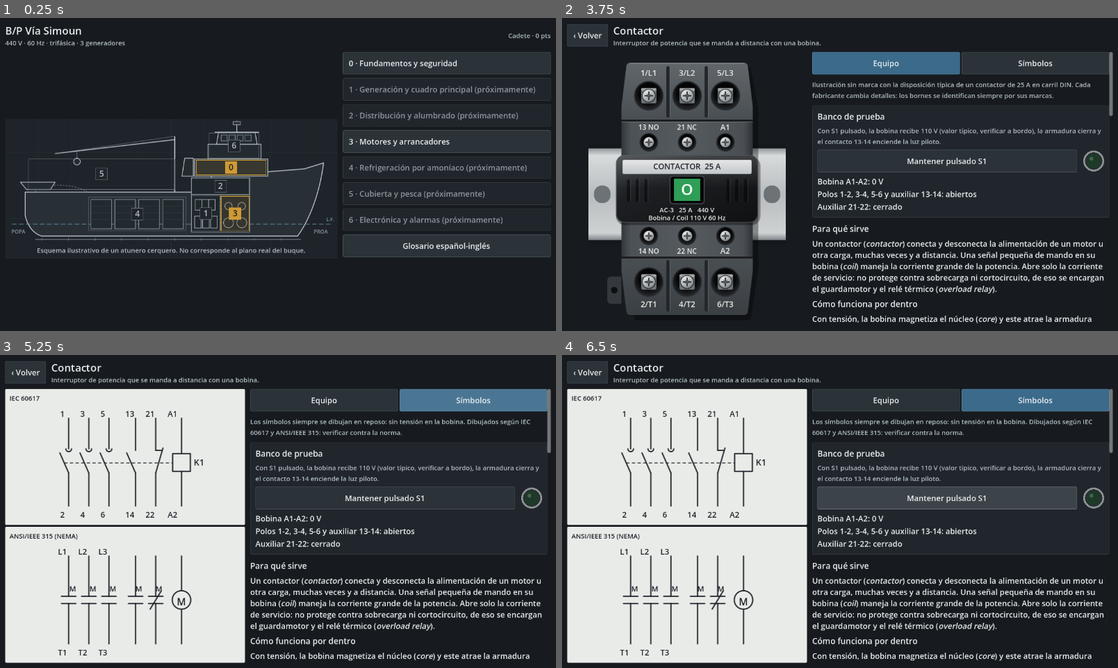
Above: before the commit, frames 1-4 (two rows, left to right).
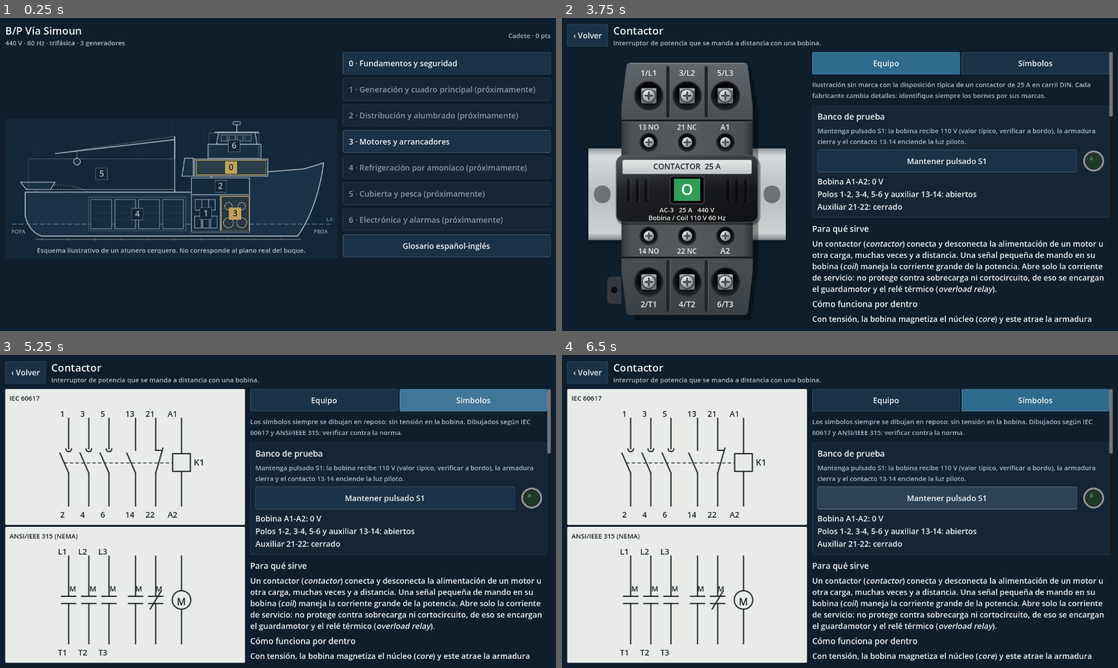
Above: after the commit, the same moments.

Repository: roctcs24-dot/oficial-electrotecnico-simoun
Game: Godot game, scene res://ui/raiz.tscn
Same seed, same stepped clock (60 frames per second), same inputs: the game is played once before the commit and once after it.
Inputs:
- Up to frame 1 (0.25 s): no input
- Up to frame 2 (3.75 s): click "0 · Fundamentos y seguridad" at 0.5 s; click "‹ Volver" at 1.25 s; click "3 · Motores y arrancadores" at 2 s; click "Aprender Lecciones cortas y f…" at 2.75 s; click "Contactor Interruptor de pote…" at 3.5 s
- Up to frame 3 (5.25 s): click "Equipo" at 4.25 s; click "Símbolos" at 5 s
- Up to frame 4 (6.5 s): click "Mantener pulsado S1" at 5.75 s

The runs differ from the first frame. In frame 1, 0.3% of the frame differs, in the area x 35-48%, y 45-68%; in frame 2, 1.0%, in the area x 46-100%, y 24-41%; in frame 3, 0.8%; in frame 4, 0.8%.

Commit message:
Aplicar colores azul naval y redacción de instructor con usted
Combinación elegida entre las opciones presentadas: fondo azul naval con
detalle latón, e instrucciones con "usted" en lecciones y ficha. Los datos
técnicos y las preguntas no cambian.

Co-Authored-By: Claude Opus 5.5 <noreply@anthropic.com>

Diff:
--- a/art/barco/plano.svg
+++ b/art/barco/plano.svg
@@ -1,14 +1,14 @@
 <svg xmlns="http://www.w3.org/2000/svg" width="1000" height="420" viewBox="0 0 1000 420">
-  <rect width="1000" height="420" fill="#1e2429"/>
+  <rect width="1000" height="420" fill="#12283a"/>
 
   <!-- Cuadrícula de referencia -->
-  <g stroke="#2a3238" stroke-width="1">
+  <g stroke="#1b3347" stroke-width="1">
     <path d="M100,0 V420 M200,0 V420 M300,0 V420 M400,0 V420 M500,0 V420 M600,0 V420 M700,0 V420 M800,0 V420 M900,0 V420"/>
     <path d="M0,100 H1000 M0,200 H1000 M0,300 H1000"/>
   </g>
 
   <!-- Casco -->
-  <path d="M60,220 L620,220 L620,172 L900,150 L958,132 C950,200 925,290 880,352 L110,352 C85,345 66,320 60,290 Z" fill="#283036" stroke="#c6cfd5" stroke-width="2.5"/>
+  <path d="M60,220 L620,220 L620,172 L900,150 L958,132 C950,200 925,290 880,352 L110,352 C85,345 66,320 60,290 Z" fill="#1a3247" stroke="#c6cfd5" stroke-width="2.5"/>
 
   <!-- Línea de flotación -->
   <path d="M20,316 H980" stroke="#6f9db8" stroke-width="1.5" stroke-dasharray="14 7"/>
@@ -20,7 +20,7 @@
   </g>
 
   <!-- Superestructura -->
-  <g fill="#242b30" stroke="#c6cfd5" stroke-width="2">
+  <g fill="#173044" stroke="#c6cfd5" stroke-width="2">
     <rect x="570" y="120" width="220" height="52"/>
     <rect x="610" y="76" width="160" height="44"/>
     <path d="M636,76 L642,40 H752 L758,76 Z"/>
@@ -32,35 +32,35 @@
 
   <!-- Mástil de proa y cofa -->
   <path d="M697,40 V6" stroke="#c6cfd5" stroke-width="2.5"/>
-  <rect x="686" y="8" width="22" height="9" fill="#242b30" stroke="#c6cfd5" stroke-width="1.5"/>
+  <rect x="686" y="8" width="22" height="9" fill="#173044" stroke="#c6cfd5" stroke-width="1.5"/>
 
   <!-- Chimenea -->
-  <path d="M532,172 L540,118 H566 V172 Z" fill="#242b30" stroke="#c6cfd5" stroke-width="2"/>
+  <path d="M532,172 L540,118 H566 V172 Z" fill="#173044" stroke="#c6cfd5" stroke-width="2"/>
 
   <!-- Mástil, pluma y power block -->
   <path d="M510,220 V52" stroke="#c6cfd5" stroke-width="3"/>
   <path d="M510,62 L150,104" stroke="#c6cfd5" stroke-width="2.5"/>
   <path d="M510,52 L150,104" stroke="#8d989f" stroke-width="1"/>
   <path d="M216,96 V118" stroke="#8d989f" stroke-width="1.5"/>
-  <circle cx="216" cy="128" r="10" fill="#242b30" stroke="#c6cfd5" stroke-width="2"/>
+  <circle cx="216" cy="128" r="10" fill="#173044" stroke="#c6cfd5" stroke-width="2"/>
 
   <!-- Red y panga en popa -->
   <path d="M90,220 C100,192 210,192 248,220 Z" fill="none" stroke="#8d989f" stroke-width="1.5" stroke-dasharray="5 4"/>
-  <path d="M46,190 H150 L136,212 H64 Z" fill="#242b30" stroke="#c6cfd5" stroke-width="2"/>
+  <path d="M46,190 H150 L136,212 H64 Z" fill="#173044" stroke="#c6cfd5" stroke-width="2"/>
 
   <!-- Cubas de salmuera -->
-  <g fill="#222a2f" stroke="#a3afb6" stroke-width="1.5">
+  <g fill="#152c40" stroke="#a3afb6" stroke-width="1.5">
     <rect x="258" y="242" width="62" height="88"/>
     <rect x="330" y="242" width="62" height="88"/>
     <rect x="402" y="242" width="62" height="88"/>
     <rect x="474" y="242" width="62" height="88"/>
   </g>
-  <g stroke="#3a454c" stroke-width="1">
+  <g stroke="#2b4a60" stroke-width="1">
     <path d="M258,262 H320 M258,282 H320 M258,302 H320 M330,262 H392 M330,282 H392 M330,302 H392 M402,262 H464 M402,282 H464 M402,302 H464 M474,262 H536 M474,282 H536 M474,302 H536"/>
   </g>
 
   <!-- Mamparos de cámara de máquinas -->
-  <rect x="560" y="176" width="176" height="164" fill="#20272c" stroke="#a3afb6" stroke-width="1.5"/>
+  <rect x="560" y="176" width="176" height="164" fill="#142a3d" stroke="#a3afb6" stroke-width="1.5"/>
   <path d="M560,228 H736" stroke="#a3afb6" stroke-width="1.5"/>
   <path d="M648,228 V340" stroke="#a3afb6" stroke-width="1" stroke-dasharray="6 4"/>
 
--- a/data/fichas/contactor.json
+++ b/data/fichas/contactor.json
@@ -5,7 +5,7 @@
   "dibujo": {
     "svg": "res://art/equipos/contactor.svg",
     "tamano": [360, 500],
-    "nota": "Ilustración sin marca con la disposición típica de un contactor de 25 A en carril DIN. Cada fabricante cambia detalles: los bornes se identifican siempre por sus marcas.",
+    "nota": "Ilustración sin marca con la disposición típica de un contactor de 25 A en carril DIN. Cada fabricante cambia detalles: identifique siempre los bornes por sus marcas.",
     "etiquetas": [
       { "texto": "1/L1", "x": 110, "y": 39, "tam": 15 },
       { "texto": "3/L2", "x": 180, "y": 39, "tam": 15 },
@@ -57,7 +57,7 @@
     "pulsador": "S1",
     "contactor": "K1",
     "lampara": "H1",
-    "explicacion": "Con S1 pulsado, la bobina recibe 110 V (valor típico, verificar a bordo), la armadura cierra y el contacto 13-14 enciende la luz piloto."
+    "explicacion": "Mantenga pulsado S1: la bobina recibe 110 V (valor típico, verificar a bordo), la armadura cierra y el contacto 13-14 enciende la luz piloto."
   },
   "secciones": [
     {
@@ -73,27 +73,27 @@
     {
       "id": "conexion",
       "titulo": "Cómo se conecta",
-      "texto": "• [b]Línea:[/b] 1/L1, 3/L2 y 5/L3, del lado  …(214 unchanged characters)… valor típico — verificar a bordo[/i]). La tensión de la bobina se lee siempre en su etiqueta: no tiene por qué coinci …(259 unchanged characters)…
+      "texto": "• [b]Línea:[/b] 1/L1, 3/L2 y 5/L3, del lado  …(214 unchanged characters)… valor típico — verificar a bordo[/i]). Lea siempre la tensión de la bobina en su etiqueta: no tiene por qué coinci …(259 unchanged characters)…
     },
     {
       "id": "ajuste",
       "titulo": "Cómo se ajusta y se elige",
-      "texto": "El contactor no tiene ajustes. Se elige por: …(226 unchanged characters)… ina de 50 Hz no siempre sirve en 60 Hz: debe comprobarse con el fabricante."
+      "texto": "El contactor no tiene ajustes. Se elige por: …(226 unchanged characters)… ina de 50 Hz no siempre sirve en 60 Hz: compruébelo con el fabricante."
     },
     {
       "id": "pruebas",
       "titulo": "Cómo se prueba",
-      "texto": "[b]Sin tensión, con bloqueo y etiquetado apl …(466 unchanged characters)… odelo lo permite: casi 0 Ω en los tres. Se comparan los polos entre sí: uno más alto indica contacto picado.\n• [b]Aislamiento,[/b] con {{megohmetro}} entre polos y a masa, desconectado de la electrónica. Se aplica el criterio del buque ([i]verificar a bordo[/i]).\n\n[b]Con tensión, usando EPP:[/b] se mide la tensión entre A1 y A2. Según IEC 609 …(92 unchanged characters)…
+      "texto": "[b]Sin tensión, con bloqueo y etiquetado apl …(466 unchanged characters)… odelo lo permite: casi 0 Ω en los tres. Compare los polos entre sí: uno más alto indica contacto picado.\n• [b]Aislamiento,[/b] con {{megohmetro}} entre polos y a masa, desconectado de la electrónica. Aplique el criterio del buque ([i]verificar a bordo[/i]).\n\n[b]Con tensión, usando EPP:[/b] mida la tensión entre A1 y A2. Según IEC 609 …(92 unchanged characters)…
     },
     {
       "id": "fallas",
       "titulo": "Fallas típicas",
-      "texto": "• [b]No cierra:[/b] bobina abierta o sin tensión de mando. Se mide primero la tensión en A1-A2.\n• [b]Zumba o vibra:[/b] tensión de mando baja, núcleo sucio o espira de sombra rota.\n• [b]No abre al quitar el mando:[/b] contactos soldados por un cortocircuito o por demasiadas maniobras con carga. El motor sigue en marcha aunque se pulse parada: es una situación peligro …(266 unchanged characters)…
+      "texto": "• [b]No cierra:[/b] bobina abierta o sin tensión de mando. Mida primero la tensión en A1-A2.\n• [b]Zumba o vibra:[/b] tensión de mando baja, núcleo sucio o espira de sombra rota.\n• [b]No abre al quitar el mando:[/b] contactos soldados por un cortocircuito o por demasiadas maniobras con carga. El motor sigue en marcha aunque pulse parada: es una situación peligro …(266 unchanged characters)…
     },
     {
       "id": "mantenimiento",
       "titulo": "Mantenimiento",
-      "texto": "[b]Preventivo[/b] ([i]periodos típicos — ver …(229 unchanged characters)… pas y del núcleo.\n\n[b]Correctivo:[/b] se cambia el juego de contactos si el modelo lo admite, o el contactor completo. Los tres polos se sustituyen siempre a la vez. Los contactos plateados no deben limarse. Si hubo un cortocircuito, se revisan también las protecciones y el motor."
+      "texto": "[b]Preventivo[/b] ([i]periodos típicos — ver …(229 unchanged characters)… pas y del núcleo.\n\n[b]Correctivo:[/b] cambie el juego de contactos si el modelo lo admite, o el contactor completo. Sustituya siempre los tres polos a la vez. No lime contactos plateados. Si hubo un cortocircuito, revise también las protecciones y el motor."
     }
   ],
   "para_saber_mas": [
--- a/data/lecciones/l0_alterna.json
+++ b/data/lecciones/l0_alterna.json
@@ -19,7 +19,7 @@
     {
       "titulo": "Frecuencia",
       "bloques": [
-        { "tipo": "texto", "texto": "La {{frecuencia}} es el …(286 unchanged characters)… e. Si una placa indica otra frecuencia, se debe consultar antes de conectar." },
+        { "tipo": "texto", "texto": "La {{frecuencia}} es el …(286 unchanged characters)… e. Si una placa indica otra frecuencia, consulte antes de conectar." },
         {
           "tipo": "quiz",
           "tema": "frecuencia",
--- a/data/lecciones/l0_electricidad.json
+++ b/data/lecciones/l0_electricidad.json
@@ -7,20 +7,20 @@
     {
       "titulo": "Cargas en movimiento",
       "bloques": [
-        { "tipo": "texto", "texto": "Toda la materia contien …(253 unchanged characters)… , los electrones apenas pueden moverse. El trabajo eléctrico consiste en conducir la corriente por el camino previsto y mantenerla fuera de cualquier otro, en especial del cuerpo humano." }
+        { "tipo": "texto", "texto": "Toda la materia contien …(253 unchanged characters)… , los electrones apenas pueden moverse. Su trabajo consiste en conducir la corriente por el camino previsto y mantenerla fuera de cualquier otro, en especial de su cuerpo." }
       ]
     },
     {
       "titulo": "Magnitudes básicas",
       "bloques": [
-        { "tipo": "texto", "texto": "Una tubería de agua sirve de analogía:\n\n• El {{voltaje}} equivale a la presión que empuja. Se mide en voltios (V).\n• La {{corriente}} equivale al caudal que pasa. Se mide en amperios (A).\n• La {{resistencia}} equivale a la estrechez de la tubería. Se mide en ohmios (Ω).\n\nSin presión no hay caudal, y con la válvula cerrada tampoco, aunque la presión se mantenga. Lo mismo ocurre en un tablero: un cable sin carga conectada no conduce corriente, pero [b]mantiene la tensión y supone riesgo de muerte[/b]." },
+        { "tipo": "texto", "texto": "Imagine una tubería de agua:\n\n• El {{voltaje}} equivale a la presión que empuja. Se mide en voltios (V).\n• La {{corriente}} equivale al caudal que pasa. Se mide en amperios (A).\n• La {{resistencia}} equivale a la estrechez de la tubería. Se mide en ohmios (Ω).\n\nSin presión no hay caudal, y con la válvula cerrada tampoco, aunque la presión se mantenga. Lo mismo ocurre en un tablero: un cable sin carga conectada no conduce corriente, pero [b]mantiene la tensión y puede causarle la muerte[/b]." },
         {
           "tipo": "quiz",
           "tema": "voltaje_sin_corriente",
           "pregunta": "Un cable conectado a la barra de 440 V no alimenta ninguna carga en este momento. ¿Es seguro tocarlo?",
           "opciones": ["Sí, porque no circula corriente por él", "No, porque tiene tensión aunque no conduzca corriente", "Sí, si el motor está parado"],
           "correcta": 1,
-          "explicacion": "La tensión está presente aunque no circule corriente. El cuerpo cerraría el circuito y la corriente pasaría a través de él."
+          "explicacion": "La tensión está presente aunque no circule corriente. Su cuerpo cerraría el circuito y la corriente pasaría a través de usted."
         }
       ]
     },
--- a/data/lecciones/l0_loto.json
+++ b/data/lecciones/l0_loto.json
@@ -7,14 +7,14 @@
     {
       "titulo": "Antes de intervenir",
       "bloques": [
-        { "tipo": "texto", "texto": "El pulsador de parada [ …(359 unchanged characters)… erificar el procedimiento a bordo[/i]). Las reglas siguientes se aplican en orden, sin omitir ninguna." },
+        { "tipo": "texto", "texto": "El pulsador de parada [ …(359 unchanged characters)… erificar el procedimiento a bordo[/i]). Aplique las reglas siguientes en orden, sin omitir ninguna." },
         {
           "tipo": "quiz",
           "tema": "parada_no_es_seguro",
           "pregunta": "La bomba está detenida con el pulsador de parada. ¿Se puede abrir ya la bornera?",
           "opciones": ["Sí, porque el motor no gira", "No: el pulsador solo actúa sobre el mando y los bornes pueden seguir con tensión", "Sí, si la luz piloto está apagada"],
           "correcta": 1,
-          "explicacion": "Parar no es aislar. Hay que abrir el aislador, bloquearlo, etiquetarlo y verificar la ausencia de tensión."
+          "explicacion": "Recuerde que parar no es aislar. Abra el aislador, colóquele su candado y tarjeta, y verifique la ausencia de tensión."
         }
       ]
     },
@@ -34,7 +34,7 @@
     {
       "titulo": "Bloqueo y etiquetado",
       "bloques": [
-        { "tipo": "texto", "texto": "El {{loto}} materializa la regla 2:\n\n• [b]Candado personal:[/b] cada persona que trabaja coloca el suyo y conserva su llave. Si son varias, se usa un cerrojo múltiple con un candado por persona.\n• [b]Tarjeta:[/b] indica quién trabaja, en qué equipo, desde cuándo y cómo contactar con esa persona.\n• [b]Retirada:[/b] cada candado lo retira únicamente quien lo colocó, al terminar su trabajo." },
+        { "tipo": "texto", "texto": "El {{loto}} materializa la regla 2:\n\n• [b]Candado personal:[/b] coloque el suyo y conserve su llave. Si trabajan varias personas, use un cerrojo múltiple con un candado por persona.\n• [b]Tarjeta:[/b] indica quién trabaja, en qué equipo, desde cuándo y cómo contactar con esa persona.\n• [b]Retirada:[/b] retire únicamente su propio candado, al terminar su trabajo." },
         {
           "tipo": "imagen",
           "svg": "res://art/seguridad/loto.svg",
@@ -57,11 +57,11 @@
     {
       "titulo": "Probar, medir, probar",
       "bloques": [
-        { "tipo": "texto", "texto": "Un instrumento averiado …(309 unchanged characters)… ue el instrumento sigue funcionando.\n\nTambién debe descargarse la {{energia_almacenada}}: se espera el tiempo que indica el fabricante y se mide en el bus de los condensadores." },
+        { "tipo": "texto", "texto": "Un instrumento averiado …(309 unchanged characters)… ue el instrumento sigue funcionando.\n\nDescargue también la {{energia_almacenada}}: espere el tiempo que indica el fabricante y mida en el bus de los condensadores." },
         {
           "tipo": "ordenar",
           "tema": "secuencia_loto",
-          "pregunta": "Se va a sustituir el motor de una bomba. Seleccione los pasos en orden:",
+          "pregunta": "Debe sustituir el motor de una bomba. Seleccione los pasos en orden:",
           "pasos": ["Obtener el permiso y avisar al personal afectado", "Parar el equipo con su mando normal", "Abrir e …(240 unchanged characters)…
           "explicacion": "Parar y luego aislar evita abrir el aislador con carga. La verificación se hace siempre después de bloquear y antes de intervenir."
         },
--- a/data/lecciones/l0_ohm_potencia.json
+++ b/data/lecciones/l0_ohm_potencia.json
@@ -12,7 +12,7 @@
           "tipo": "animacion",
           "id": "circuito_ohm",
           "params": { "v_min": 0, "v_max": 110, "v": 24, "r_min": 2, "r_max": 200, "r": 12, "potencia": false },
-          "pie": "Comprobación de la fórmula: seleccione una tensión y una resistencia, y calcule la corriente antes de leer el resultado."
+          "pie": "Compruebe la fórmula: seleccione una tensión y una resistencia, y calcule la corriente antes de leer el resultado."
         },
         {
           "tipo": "quiz",
@@ -41,7 +41,7 @@
     {
       "titulo": "Potencia y energía",
       "bloques": [
-        { "tipo": "texto", "texto": "La {{potencia}} indica  …(250 unchanged characters)… ifásicos tienen una fórmula propia, que se estudia más adelante.\n\nLa {{energia}} es la potencia mantenida en el tiempo: 15 kW durante 2 horas son 30 kWh. Esa energía se traduce en consumo de combustible.\n\nAl ajustar los controles, la lámpara varía su brillo según la potencia." },
+        { "tipo": "texto", "texto": "La {{potencia}} indica  …(250 unchanged characters)… ifásicos tienen una fórmula propia, que estudiará más adelante.\n\nLa {{energia}} es la potencia mantenida en el tiempo: 15 kW durante 2 horas son 30 kWh. Esa energía se traduce en consumo de combustible.\n\nAjuste los controles y observe cómo varía el brillo de la lámpara según la potencia." },
         {
           "tipo": "animacion",
           "id": "circuito_ohm",
--- a/data/lecciones/l0_peligros.json
+++ b/data/lecciones/l0_peligros.json
@@ -7,7 +7,7 @@
     {
       "titulo": "Efectos de la corriente",
       "bloques": [
-        { "tipo": "texto", "texto": "La lesión la produce la …(193 unchanged characters)… /i]), 440 V producirían unos 440 mA.\n\nLa escala siguiente muestra los efectos. Los umbrales son orientati …(150 unchanged characters)…
+        { "tipo": "texto", "texto": "La lesión la produce la …(193 unchanged characters)… /i]), 440 V producirían unos 440 mA.\n\nMueva el control para ver los efectos. Los umbrales son orientati …(150 unchanged characters)…
         {
           "tipo": "animacion",
           "id": "escala_corriente",
@@ -16,7 +16,7 @@
             "niveles": [
               { "ma": 0.5, "texto": "Por debajo de 0,5 mA: normalmente imperceptible." },
               { "ma": 1, "texto": "Alrededor de 1 mA: hormigueo perceptible." },
-              { "ma": 10, "texto": "Unos 10 mA: dolor y contracción muscular. Es posible que la persona no logre soltar el conductor." },
+              { "ma": 10, "texto": "Unos 10 mA: dolor y contracción muscular. Es posible que no logre soltar el conductor." },
               { "ma": 30, "texto": "Unos 30 mA: riesgo de dificultad respiratoria si se prolonga. Los diferenciales de protección de personas actúan a este valor." },
               { "ma": 50, "texto": "Desde unos 50 mA: riesgo de fibrilación ventricular según el tiempo de exposición." },
               { "ma": 200, "texto": "Desde unos 200 mA: fibrilación muy probable, además de quemaduras internas." }
@@ -37,7 +37,7 @@
     {
       "titulo": "Factores de riesgo a bordo",
       "bloques": [
-        { "tipo": "texto", "texto": "• [b]Humedad y salinida …(70 unchanged characters)… ero es un conductor de gran tamaño bajo los pies.\n• [b]{{falla_tierra}}:[/b] en u …(547 unchanged characters)…
+        { "tipo": "texto", "texto": "• [b]Humedad y salinida …(70 unchanged characters)… ero es un conductor de gran tamaño bajo sus pies.\n• [b]{{falla_tierra}}:[/b] en u …(547 unchanged characters)…
         {
           "tipo": "quiz",
           "tema": "riesgo_aislado",
@@ -51,12 +51,12 @@
     {
       "titulo": "Equipo de protección",
       "bloques": [
-        { "tipo": "texto", "texto": "El {{epp}} es la última …(222 unchanged characters)… 000 V AC ([i]IEC 60903, verificar[/i]). Se comprueban por inflado antes de cada uso y se usan con guantes protectores de cuero por encima.\n• [b]Ropa resistente al arco y careta facial[/b] cuando exista riesgo de arco, según NFPA 70E. No se debe usar ropa sintética, que se funde sobre la piel.\n• [b]Calzado de seguridad[/b] dieléctrico, seco y en buen estado.\n• [b]Sin objetos metálicos:[/b] anillos, relojes y cadenas deben retirarse.\n• [b]Instrumento adecuado:[/b] multímetro con categoría CAT III o CAT IV para la tensión, y puntas en buen estado.\n\nSi el EPP falta o está dañado, el trabajo no se realiza." },
+        { "tipo": "texto", "texto": "El {{epp}} es la última …(222 unchanged characters)… 000 V AC ([i]IEC 60903, verificar[/i]). Compruébelos por inflado antes de cada uso y use encima guantes protectores de cuero.\n• [b]Ropa resistente al arco y careta facial[/b] cuando exista riesgo de arco, según NFPA 70E. No use ropa sintética, que se funde sobre la piel.\n• [b]Calzado de seguridad[/b] dieléctrico, seco y en buen estado.\n• [b]Sin objetos metálicos:[/b] retírese anillos, relojes y cadenas.\n• [b]Instrumento adecuado:[/b] multímetro con categoría CAT III o CAT IV para la tensión, y puntas en buen estado.\n\nSi el EPP falta o está dañado, no realice el trabajo." },
         {
           "tipo": "quiz",
           "tema": "epp_ultima_barrera",
           "pregunta": "¿Cuándo es aceptable trabajar en un equipo energizado confiando solo en los guantes?",
-          "opciones": ["Siempre que sean nuevos", "Cuando el trabajo es breve", "El EPP no sustituye a la desconexión y el bloqueo: se trabaja sin tensión siempre que sea posible"],
+          "opciones": ["Siempre que sean nuevos", "Cuando el trabajo es breve", "El EPP no sustituye a la desconexión y el bloqueo: trabaje sin tensión siempre que sea posible"],
           "correcta": 2,
           "explicacion": "El EPP protege si algo falla. La protección principal es eliminar la energía. El trabajo con tensión solo se admite con justificación y autorización expresas."
         }
--- a/data/lecciones/l0_trifasica.json
+++ b/data/lecciones/l0_trifasica.json
@@ -47,7 +47,7 @@
     {
       "titulo": "Aplicación a bordo",
       "bloques": [
-        { "tipo": "texto", "texto": "[b]Red aislada.[/b] La  …(295 unchanged characters)…  en servicio con la falla presente. No se debe suponer que tocar una sola fase sea seguro.\n\n[b]Estrella o delta.[/b] Un motor con placa 254Δ/440Y admite 254 V por devanado. En 440 V debe conectarse en estrella. Conectado en delta, cada devanado recibe 440 V, √3 veces su tensión admisible, y se quema. Se estudia en detalle en las lecciones de motores. …(133 unchanged characters)…
+        { "tipo": "texto", "texto": "[b]Red aislada.[/b] La  …(295 unchanged characters)…  en servicio con la falla presente. No suponga que tocar una sola fase es seguro.\n\n[b]Estrella o delta.[/b] Un motor con placa 254Δ/440Y admite 254 V por devanado. En 440 V debe conectarse en estrella. Conectado en delta, cada devanado recibe 440 V, √3 veces su tensión admisible, y se quema. Lo estudiará en detalle en las lecciones de motores. …(133 unchanged characters)…
         {
           "tipo": "quiz",
           "tema": "placa_254_440",
--- a/project.godot
+++ b/project.godot
@@ -12,12 +12,12 @@
 
 config/name="Oficial Electrotécnico: B/P Vía Simoun"
 config/description="Juego educativo para oficiales electrotécnicos a bordo de un atunero cerquero."
-config/version="0.3.1"
+config/version="0.3.2"
 run/main_scene="res://ui/raiz.tscn"
 config/features=PackedStringArray("4.7", "GL Compatibility")
 config/icon="res://icon.svg"
 config/quit_on_go_back=false
-boot_splash/bg_color=Color(0.0902, 0.1059, 0.1216, 1)
+boot_splash/bg_color=Color(0.0549, 0.1176, 0.1725, 1)
 boot_splash/show_image=false
 
 [display]
@@ -36,5 +36,5 @@
 
 renderer/rendering_method="gl_compatibility"
 renderer/rendering_method.mobile="gl_compatibility"
-environment/defaults/default_clear_color=Color(0.0902, 0.1059, 0.1216, 1)
+environment/defaults/default_clear_color=Color(0.0549, 0.1176, 0.1725, 1)
 textures/vram_compression/import_etc2_astc=true
--- a/ui/tema.gd
+++ b/ui/tema.gd
@@ -3,15 +3,15 @@
 ## Colores y estilos de la interfaz: sobrios, de manual técnico.
 ## Los márgenes de los botones garantizan 48 de alto.
 
-const FONDO := Color("171b1f")
-const PANEL := Color("20262b")
-const BOTON := Color("2b3339")
-const BORDE := Color("47525a")
-const SELECCION := Color("3b6a8a")
-const ACENTO := Color("cf9a35")
-const TEXTO := Color("e9edf0")
-const TEXTO_SUAVE := Color("b1bcc4")
-const APAGADO := Color("6f7a82")
+const FONDO := Color("0e1e2c")
+const PANEL := Color("142636")
+const BOTON := Color("1a3247")
+const BORDE := Color("3d5a72")
+const SELECCION := Color("2f6b8f")
+const ACENTO := Color("c2a25a")
+const TEXTO := Color("eef3f7")
+const TEXTO_SUAVE := Color("a9bccb")
+const APAGADO := Color("6f8496")
 const PAPEL := Color("e9ebe8")
 const TINTA := Color("20242a")
 const AVISO := Color("6b3a1f")
Not shown, changed: export_presets.cfg
